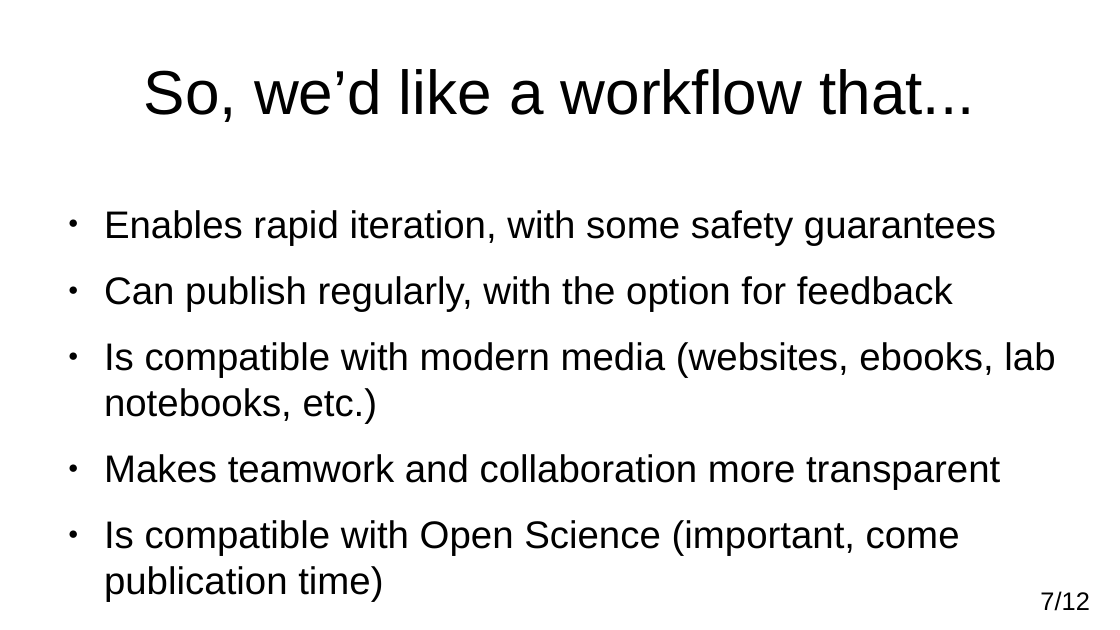
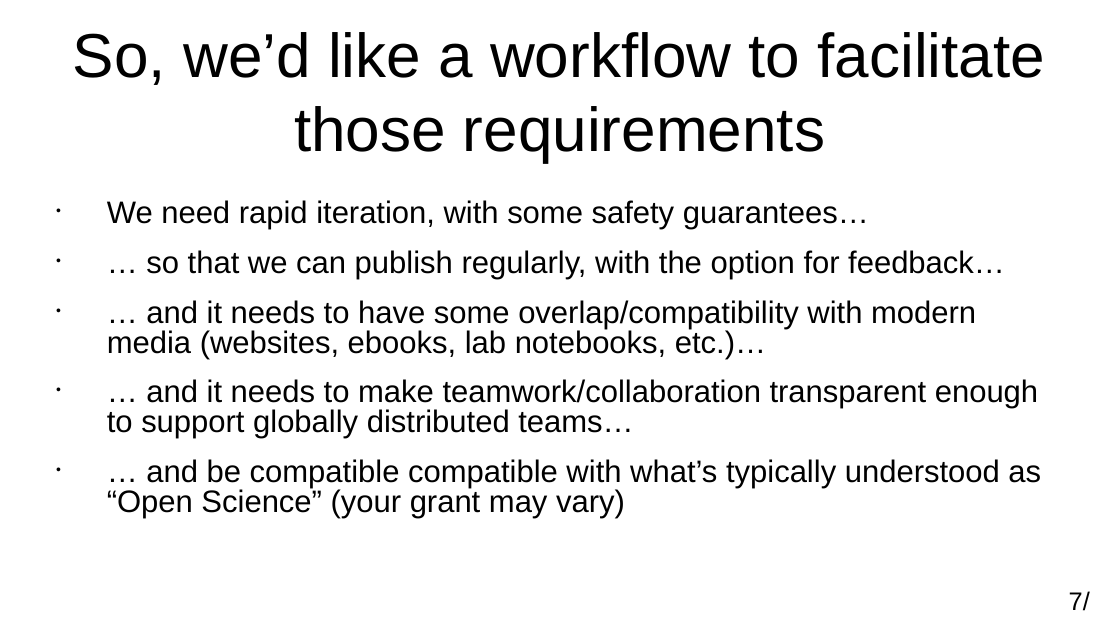
Before and after one commit to adamkewley/rse-meetups, a slide deck: slide 7 of 2_SharingAndCollaboration/PresentationSlides.odp. Drawn at 1120x630 pixels with LibreOffice and Linux fonts; fonts in the diff are those of the drawing. Boxes give left, top, right and bottom in pixels: in the first picture for what was removed or moved away, otherwise in the second. Text is boxed around its words. In the diff, an @@ line names an element or a change of style, - is before the commit and + after.

```diff
--- a/2_SharingAndCollaboration/PresentationSlides.odp
+++ b/2_SharingAndCollaboration/PresentationSlides.odp
@@ title at (73, 32, 1046, 162): text changed @@
-So, we’d like a workflow that...
+So, we’d like a workflow to facilitate those requirements
@@ text at (107, 200, 1041, 518): text changed; size 27.2 to 22 pt @@
-● Enables rapid iteration, with some safety guarantees
-● Can publish regularly, with the option for feedback
-● Is compatible with modern media (websites, ebooks, lab notebooks, etc.)
-● Makes teamwork and collaboration more transparent
-● Is compatible with Open Science (important, come publication time)
+• We need rapid iteration, with some safety guarantees…
+• … so that we can publish regularly, with the option for feedback…
+• … and it needs to have some overlap/compatibility with modern media (websites, ebooks, lab notebooks, etc.)…
+• … and it needs to make teamwork/collaboration transparent enough to support globally distributed teams…
+• … and be compatible compatible with what’s typically understood as “Open Science” (your grant may vary)
@@ page number at (1069, 591, 1090, 611): text changed @@
-7/12
+7/
```
Also in this commit, not shown: 10 other slides changed, 1 slide added.
